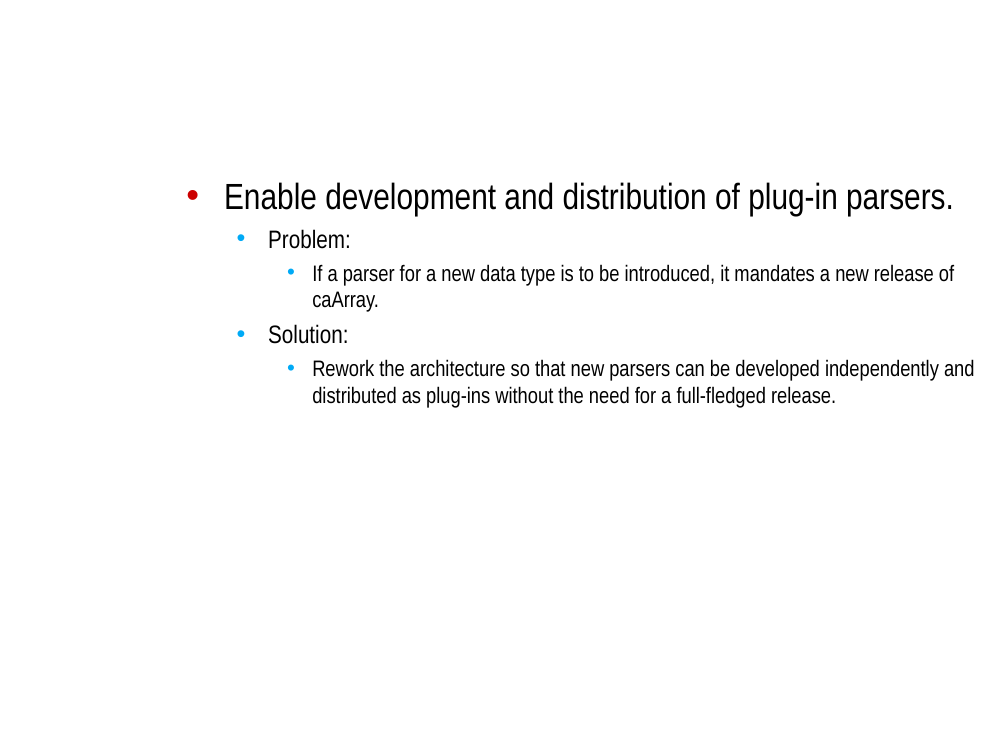
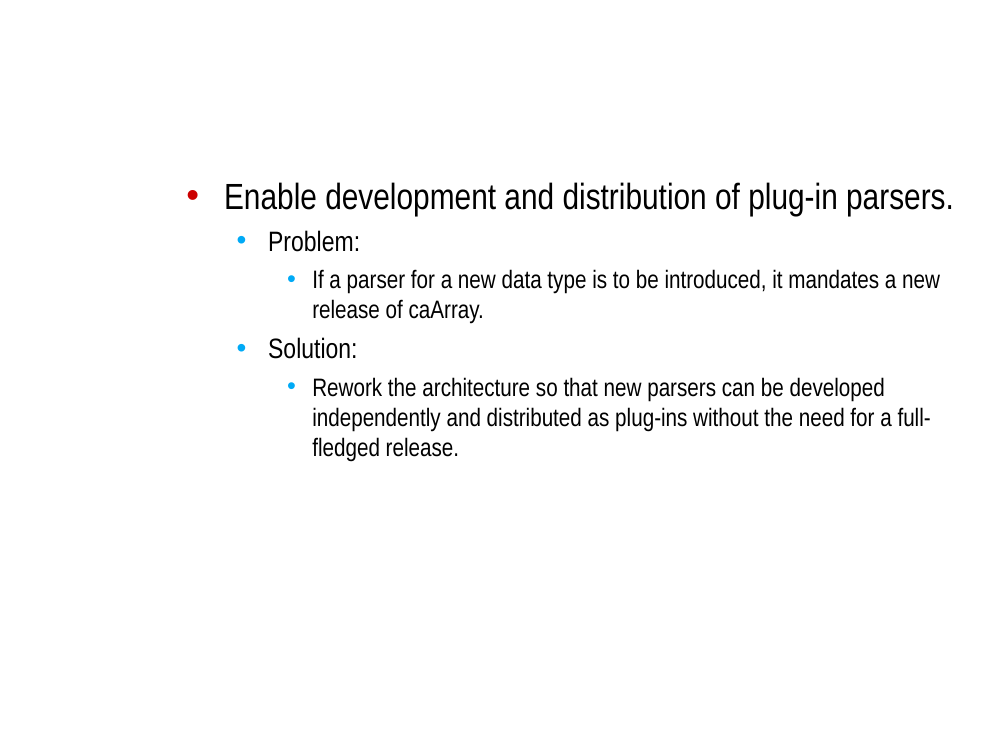
Before and after one commit to NCIP/caarray-docs, a slide deck: slide 10 of project_management/open_meetings/caArray User Community Meeting 2009.06.03.ppt. Drawn at 1008x756 pixels with LibreOffice and Linux fonts; fonts in the diff are those of the drawing; background and template pictures are left out. Boxes give left, top, right and bottom in pixels: in the first picture for what was removed or moved away, otherwise in the second. Text is boxed around its words. In the diff, an @@ line names an element or a change of style, - is before the commit and + after.

```diff
--- a/project_management/open_meetings/caArray User Community Meeting 2009.06.03.ppt
+++ b/project_management/open_meetings/caArray User Community Meeting 2009.06.03.ppt
@@ text at [268, 230, 940, 462]: size 18 to 20 pt in "Problem:", "Solution:"; size 16 to 18 pt in "If a parser for a new data ...", "Rework the architecture so that new parsers ..." @@
```
Also in this commit, not shown: 9 other slides changed.
